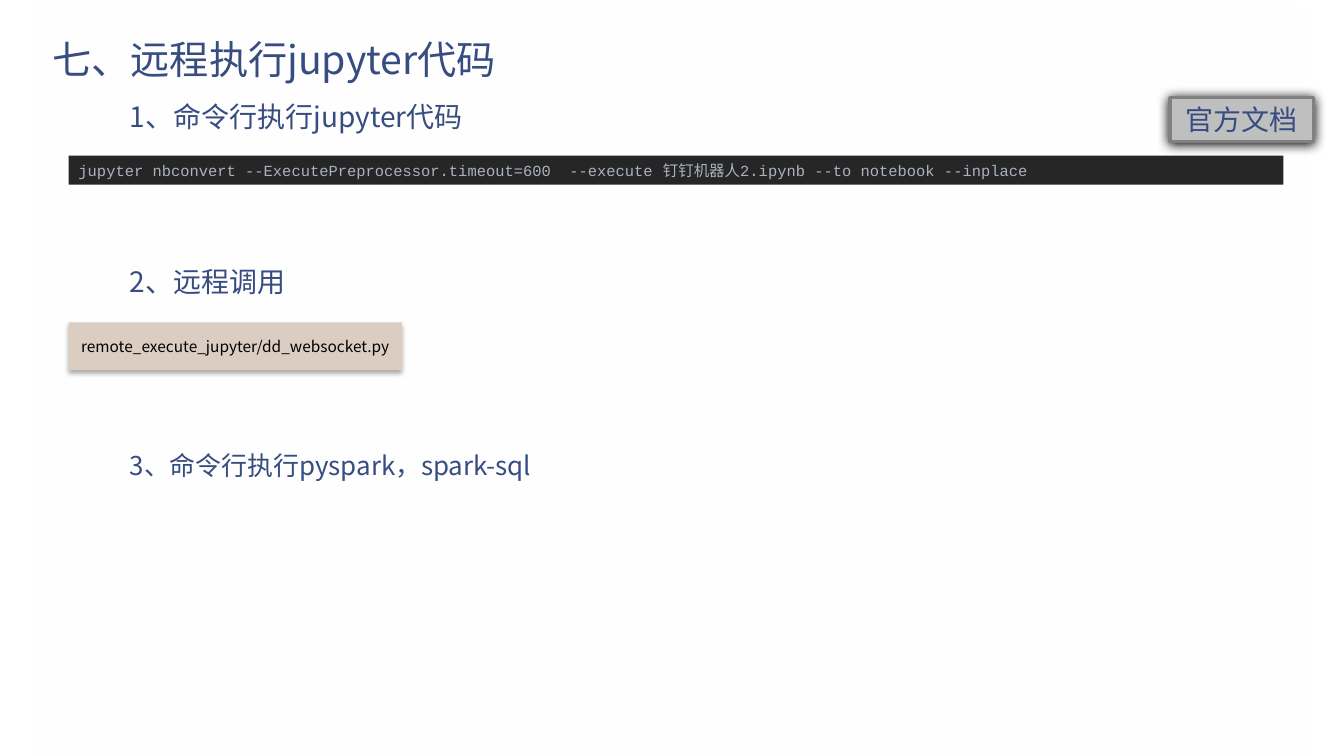
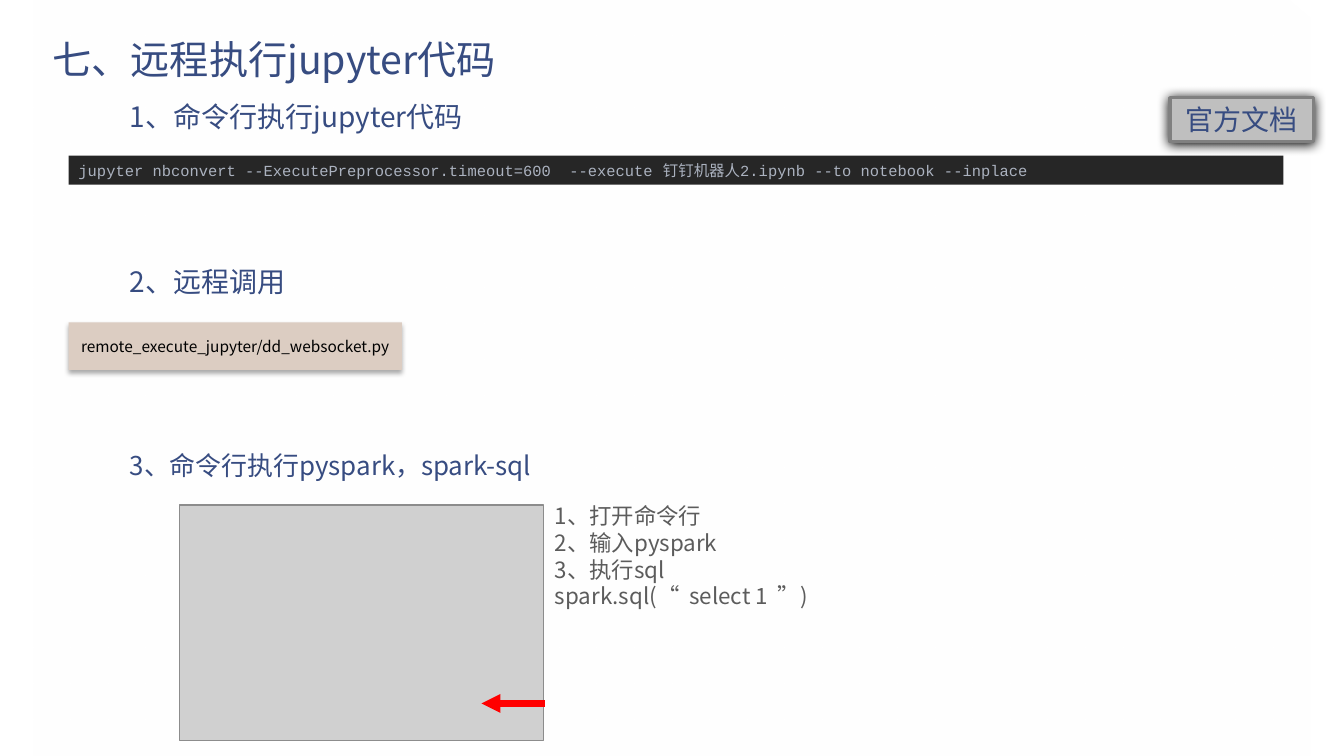
Before and after one commit to e271828182/dd_talk, a slide deck: slide 21 of 钉钉机器人.pptx. Drawn at 1344x756 pixels with LibreOffice and Linux fonts; fonts in the diff are those of the drawing; grey boxes stand for pictures; background and template pictures are left out. Boxes give left, top, right and bottom in pixels: in the first picture for what was removed or moved away, otherwise in the second. Text is boxed around its words. In the diff, an @@ line names an element or a change of style, - is before the commit and + after.

```diff
--- a/钉钉机器人.pptx
+++ b/钉钉机器人.pptx
@@ picture added at box(179, 505, 543, 740) @@
@@ text added at box(555, 505, 767, 609), 16 pt, text #5C5C5C @@
+1、打开命令行
+2、输入pyspark
+3、执行sql
+spark.sql(“ select 1 ”)
@@ arrow added from (544, 704) to (481, 704), #FF0000 4.5 pt @@
```
